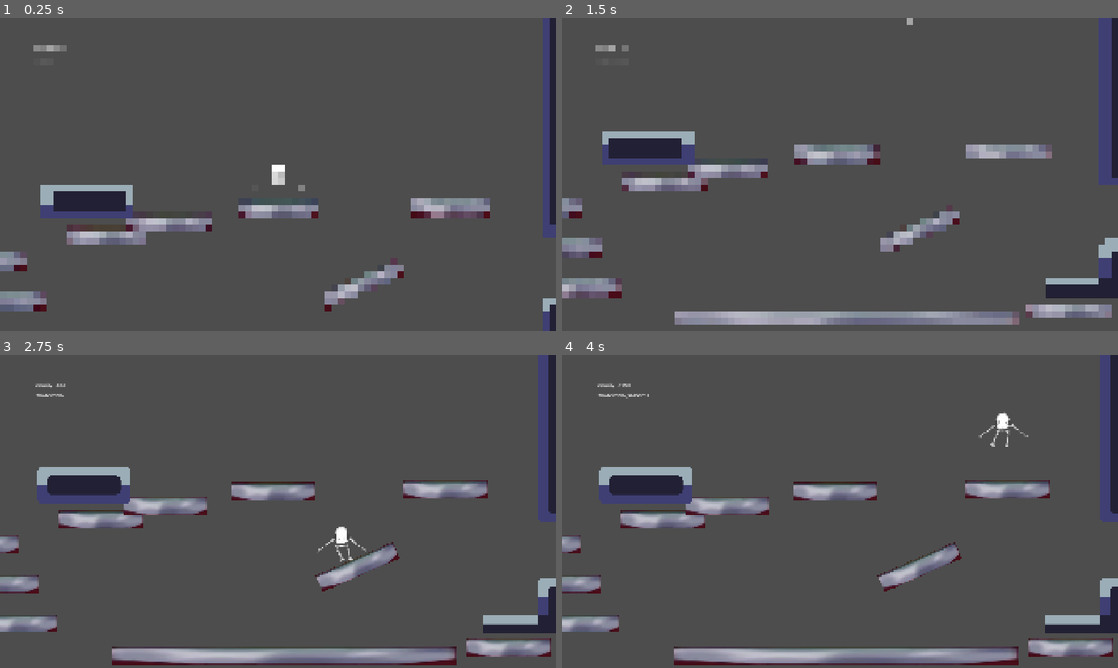
Above: before the commit, frames 1-4 (two rows, left to right).
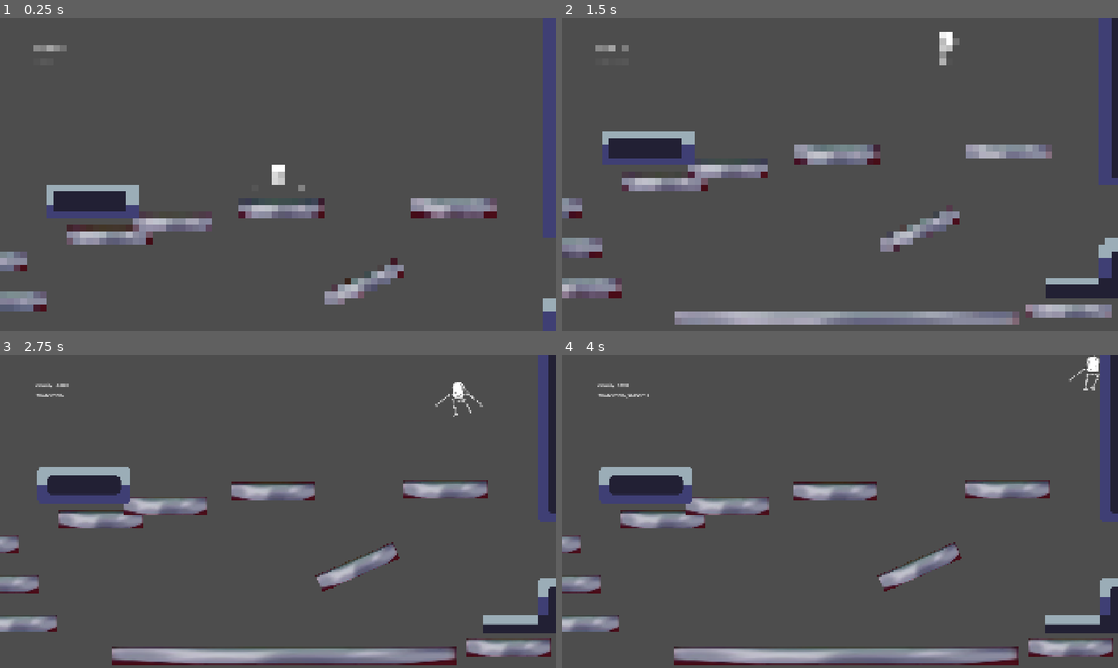
Above: after the commit, the same moments.

Repository: tlghealthy/godot_warmup_jam
Game: Godot game, scene res://scenes/Main.tscn
The game is run twice, just before and just after one commit, with the same random seed, the same clock (stepped at 60 frames per second) and the same inputs.
Inputs:
- Up to frame 1 (0.25 s): no input
- Up to frame 2 (1.5 s): tap Enter at 0.5 s; hold Space (PlayerJump) 0.53-1.28 s; hold D (PlayerWalkRight) from 0.53 s (still down); tap P (CameraCycle) at 1.35 s
- Up to frame 3 (2.75 s): tap Space (PlayerJump) at 1.52, 1.55, 1.82 s; release D (PlayerWalkRight) at 2.03 s; hold A (PlayerWalkLeft) from 2.03 s (still down); hold Space (PlayerJump) from 2.03 s (still down); tap ` (SwitchWindow) at 2.1 s
- Up to frame 4 (4 s): release A (PlayerWalkLeft) at 2.78 s; release Space (PlayerJump) at 2.78 s; hold D (PlayerWalkRight) from 2.78 s (still down); tap Space (PlayerJump) at 2.85, 3.02, 3.32 s; hold Space (PlayerJump) from 3.53 s (still down); tap P (CameraCycle) at 3.6 s

The runs differ from the first frame. In frame 1, 1.5% of the frame differs, in the area x 2-100%, y 0-100%; in frame 2, 0.3%; in frame 3, 0.4%; in frame 4, 0.4%.

Commit message:
change character move to acceleration, jump time/double jump

Diff:
--- a/PuerMech/scenes/Main.tscn
+++ b/PuerMech/scenes/Main.tscn
@@ -8,6 +8,9 @@
 [ext_resource type="Script" uid="uid://3n31nfxfwlv1" path="res://scenes/room_extent.gd" id="6_c01mt"]
 [ext_resource type="Script" uid="uid://clkw2nm3h68el" path="res://scenes/exit_to_room_2.gd" id="6_jlsqs"]
 [ext_resource type="Script" uid="uid://dvt8nar6k68jn" path="res://scenes/screen_camera.gd" id="7_nxtc6"]
+
+[sub_resource type="RectangleShape2D" id="RectangleShape2D_q8u5g"]
+size = Vector2(180, 476)
 
 [sub_resource type="TileSetAtlasSource" id="TileSetAtlasSource_vcsgt"]
 texture = ExtResource("5_c01mt")
@@ -70,8 +73,12 @@
 script = ExtResource("1_rarhs")
 
 [node name="Player" parent="." instance=ExtResource("4_rarhs")]
-position = Vector2(941, 346)
+position = Vector2(937, 345)
 script = ExtResource("5_vcsgt")
+
+[node name="CollisionShape2D" parent="Player" index="1"]
+position = Vector2(-2, 102)
+shape = SubResource("RectangleShape2D_q8u5g")
 
 [node name="Camera2D" type="Camera2D" parent="Player"]
 visible = false
@@ -126,6 +133,7 @@
 layer_0/tile_data = PackedInt32Array(393218, 1, 0, 393219, 65537, 0, 393220, 65537, 0, 393221, 65537, 0, 393222, 131073 …(446 unchanged characters)…
 
 [node name="RoomExtent" type="ColorRect" parent="Room1"]
+visible = false
 anchors_preset = 15
 anchor_right = 1.0
 anchor_bottom = 1.0
@@ -133,13 +141,13 @@
 grow_vertical = 2
 color = Color(0.172251, 0.6083, 1, 0.101961)
 script = ExtResource("6_c01mt")
+metadata/_edit_lock_ = true
 
 [node name="ExitToRoom2" type="Area2D" parent="Room1"]
 position = Vector2(1919, 675)
 script = ExtResource("6_jlsqs")
 
 [node name="CollisionShape2D" type="CollisionShape2D" parent="Room1/ExitToRoom2"]
-position = Vector2(0, -3)
 shape = SubResource("RectangleShape2D_jlsqs")
 
 [node name="Room2" type="Node2D" parent="."]
@@ -150,6 +158,7 @@
 layer_0/tile_data = PackedInt32Array(786462, 65536, 0, 786463, 65536, 0, 786464, 65536, 0, 786465, 65536, 0, 786466, 65 …(4928 unchanged characters)…
 
 [node name="RoomExtent" type="ColorRect" parent="Room2"]
+visible = false
 anchors_preset = 15
 anchor_right = 1.0
 anchor_bottom = 1.0
@@ -170,6 +179,7 @@
 anchor_bottom = 1.0
 grow_horizontal = 2
 grow_vertical = 2
+metadata/_edit_lock_ = true
 
 [node name="LabYVel" type="Label" parent="CanvasLayer/UIRoot"]
 layout_mode = 0
@@ -192,3 +202,6 @@
 script = ExtResource("7_nxtc6")
 
 [connection signal="body_entered" from="Room1/ExitToRoom2" to="." method="_on_exit_to_room_2_body_entered"]
+[connection signal="body_entered" from="Room1/ExitToRoom2" to="Room1/ExitToRoom2" method="_on_body_entered"]
+
+[editable path="Player"]
--- a/PuerMech/scenes/exit_to_room_2.gd
+++ b/PuerMech/scenes/exit_to_room_2.gd
@@ -1,7 +1,5 @@
 extends Area2D
 
-func _ready():
-	connect("body_entered", Callable(self, "_on_body_entered"))
 
 func _on_body_entered(body: Node) -> void:
 	if body.name != "Player": return
--- a/PuerMech/scenes/mech.gd
+++ b/PuerMech/scenes/mech.gd
@@ -1,23 +1,53 @@
 extends CharacterBody2D
 
 
-const SPEED = 300.0
-const JUMP_VELOCITY = -900.0
+const SPEED = 500.0
+const ACCELERATION = 1500.0
+const FRICTION = 1700.0
+const JUMP_FORCE = 500.0
+var max_jumps = 2
+var max_jump_time = .3
+var cur_jumps = max_jumps
+var jump_charge_time = max_jump_time
+var is_jumping = false
+var was_on_floor = false
 var gravity = ProjectSettings.get_setting("physics/2d/default_gravity")
 
 func _physics_process(delta):
 
-	if not is_on_floor():
-		velocity.y += gravity * delta
+	var direction = Input.get_axis("PlayerWalkLeft", "PlayerWalkRight")
 
-	if Input.is_action_just_pressed("PlayerJump") and is_on_floor():
-		velocity.y = JUMP_VELOCITY
+	if direction != 0:
+		velocity.x = move_toward(velocity.x, direction * SPEED, ACCELERATION * delta)
+	else:
+		velocity.x = move_toward(velocity.x, 0 , FRICTION * delta)
+	var on_floor = is_on_floor()
+	if not on_floor:
+		if is_on_ceiling():
+			velocity.y = 200
+			jump_charge_time = 0
+			cur_jumps = max_jumps
 
-	var direction = Input.get_axis("PlayerWalkLeft", "PlayerWalkRight")
-	if direction:
-		velocity.x = direction * SPEED
+		else:
+			if Input.is_action_just_released("PlayerJump") and cur_jumps > 0:
+				cur_jumps -= 1
+				if cur_jumps:
+					jump_charge_time = max_jump_time
+
+			if Input.is_action_pressed("PlayerJump") and jump_charge_time > 0 and cur_jumps > 0:
+				velocity.y = -JUMP_FORCE
+				jump_charge_time -= delta
+			else:
+				velocity.y += gravity * delta
 	else:
-		velocity.x = move_toward(velocity.x, 0, SPEED)
+		if was_on_floor:
+			is_jumping = false
+			jump_charge_time = max_jump_time
+			cur_jumps = max_jumps
+		if Input.is_action_just_pressed("PlayerJump"):
+			is_jumping = true
+			velocity.y = -JUMP_FORCE
+	was_on_floor = on_floor
 
 	if velocity.x == 0:
 		$AnimationPlayer.play("RESET")
Not shown: 1 places in PuerMech/scenes/Main.tscn that only renumber resources
